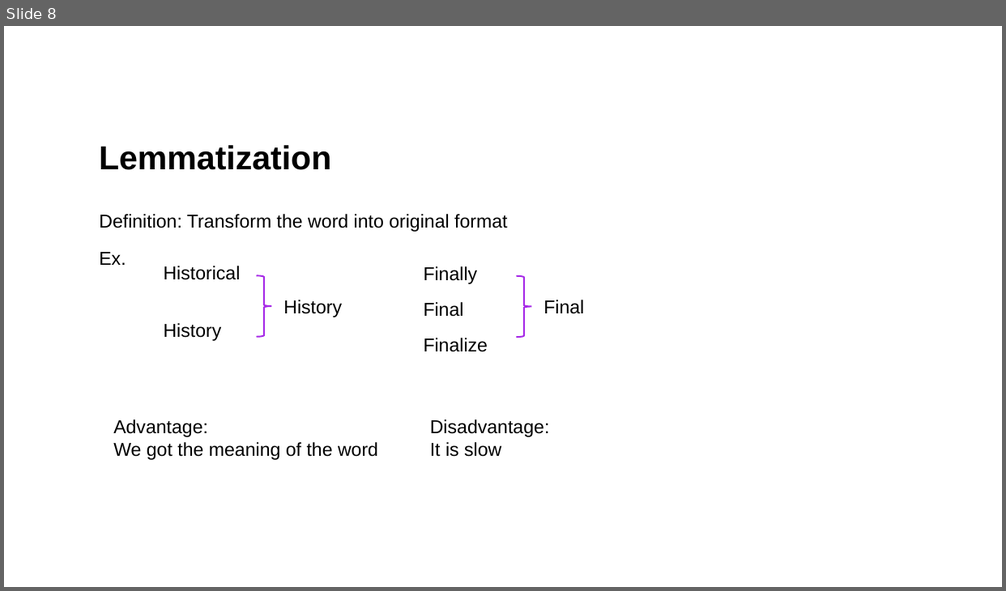
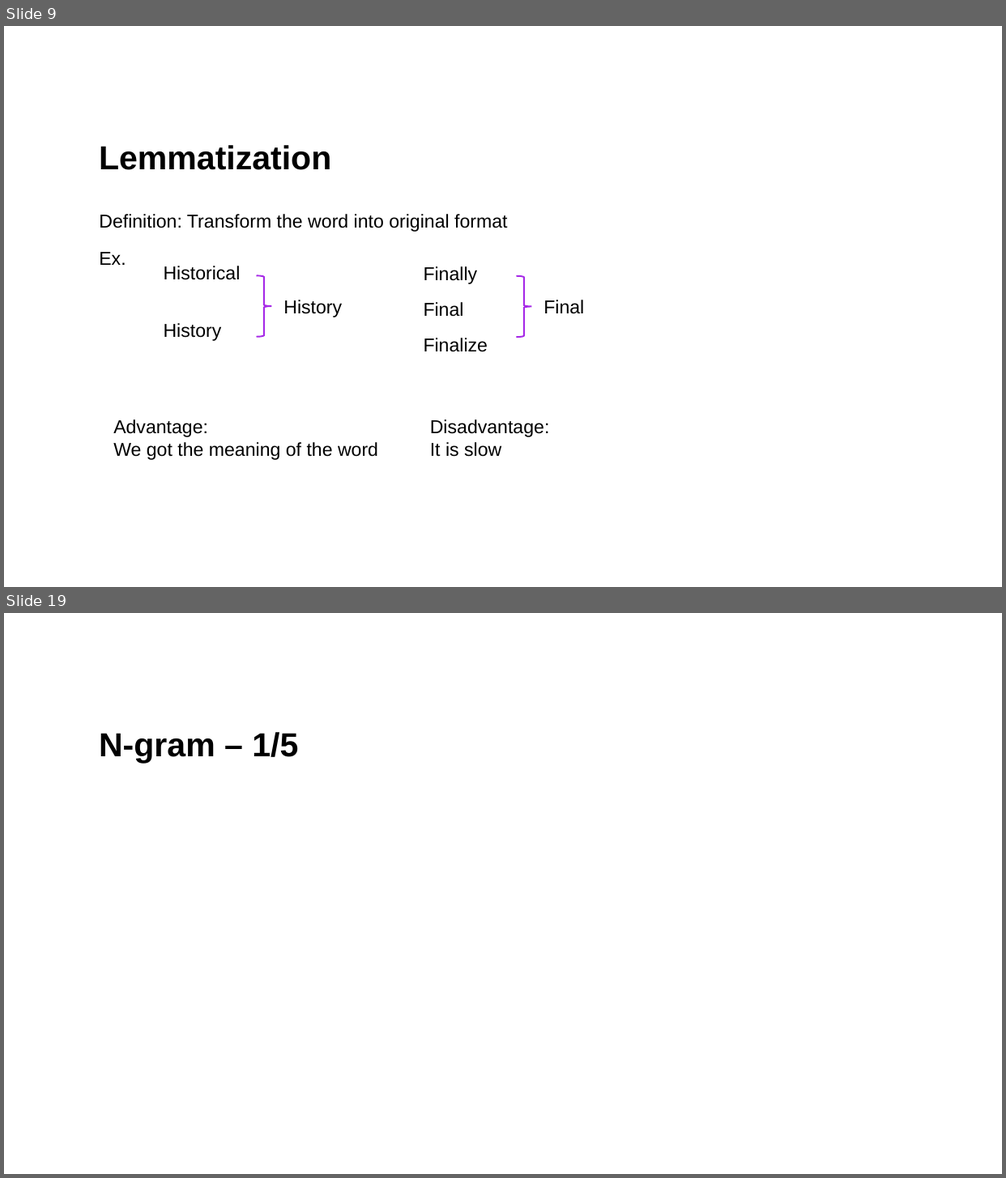
Before and after one commit to mictsung/NLP, a slide deck: Generative ai.pptx. Shown one above the other, each under a label of ours: slide 8 before the commit, slides 9 and 19 after it; the slides between them are not shown. The pictures are 1006x591 and 1006x1178 pixels, drawn with LibreOffice and Linux fonts; fonts in the diff are those of the drawing. Boxes give left, top, right and bottom in pixels: in the first picture for what was removed or moved away, otherwise in the second. Text is boxed around its words. In the diff, an @@ line names an element or a change of style, - is before the commit and + after.

```diff
--- a/Generative ai.pptx
+++ b/Generative ai.pptx
@@ slide 19 added at (4,613,1002,1174), background #FFFFFF @@
@@ title added at (99,732,298,763), 32 pt, text #000000, bold @@
+N-gram – 1/5
@@ what was slide 8 is now slide 9 @@
```
Also in this commit, not shown: 2 slides changed, 14 other slides added, 1 slide removed.
